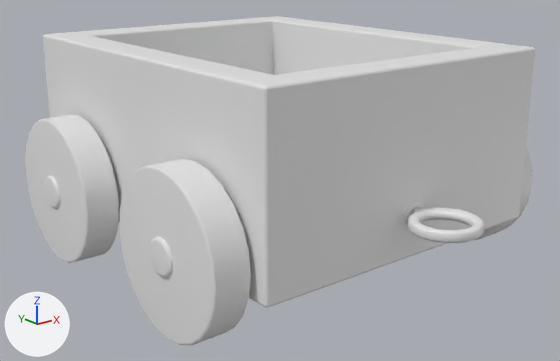
An edit to the FBX model Assets/models/train/trolley.fbx, drawn before and after from the same camera.
Both versions are drawn from a camera (50 mm lens) standing at (-0.998, -1.726, 0.647) and looking at (-0.019, -0.502, 0.158). The axes (+X, +Y, +Z) are drawn at lower left. The lights are the same throughout. Where no turn or scale is listed for an object, it has been applied to the vertices. Vertices at the same position are counted once.

The first picture shows 'TrainTrolley'.
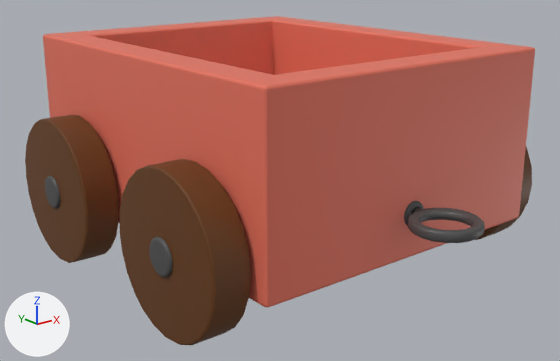
The newer file is also turned or shifted as a whole; pictures and numbers use the older file's frame.

Changed parts and their boxes [x1, y1, x2, y2] in the pictures (560 x 361 px):
```json
{"part": 1, "of": "me_wooden_train_toy_001", "change": "recoloured", "before": [45, 176, 60, 208], "after": [45, 176, 60, 208]}
{"part": 2, "of": "me_wooden_train_toy_001", "change": "recoloured", "before": [149, 201, 485, 278], "after": [149, 201, 485, 278], "on screen": "white to grey"}
{"part": 3, "of": "me_wooden_train_toy_001", "change": "recoloured", "before": [25, 115, 251, 345], "after": [25, 115, 251, 345], "on screen": "grey to brown"}
{"part": 4, "of": "me_wooden_train_toy_001", "change": "recoloured", "before": [475, 147, 532, 240], "after": [475, 147, 532, 240], "on screen": "grey to brown"}
{"part": 5, "of": "me_wooden_train_toy_001", "change": "recoloured", "before": [43, 16, 535, 307], "after": [43, 16, 535, 307], "on screen": "grey to red"}
```

Edits to the scene script, one JSON object a line:
```json
{"op": "add", "block": "mat_material_002", "code": ["mat_material_002 = principled_material('Material.002')", "mat_material_002.base_color = (0.8, 0.17, 0.111)  # red #e7735e"]}
{"op": "add", "block": "mat_material_004", "code": ["mat_material_004 = principled_material('Material.004')", "mat_material_004.base_color = (0.133, 0.0433, 0.00601)  # brown #663b12"]}
{"op": "add", "block": "mat_material_005", "code": ["mat_material_005 = principled_material('Material.005')", "mat_material_005.base_color = (0.0766, 0.0766, 0.0766)  # dark grey #4e4e4e"]}
{"block": "me_wooden_train_toy_001", "where": "me_wooden_train_toy_001.from_pydata(...)  # 1577 vertices, 1636 faces; spans x -0.416..0.413, y -0.994..0.013, z -0.006..0.446"}
{"block": "me_wooden_train_toy_001", "where": "# used by ob_traintrolley; location = (0.0, 0.0, 0.0)"}
{"block": "me_wooden_train_toy_001", "change": "me_wooden_train_toy_001 part 1: 543 of the faces centred in x -0.416..0.413, y -0.275..0.012, z 0.112..0.222 switch from no material to mat_material_005 (dark grey #4e4e4e)"}
{"block": "me_wooden_train_toy_001", "change": "me_wooden_train_toy_001 part 2: 439 of the faces centred in x -0.416..0.413, y -0.994..-0.646, z 0.112..0.203 switch from no material to mat_material_005 (dark grey #4e4e4e)"}
{"block": "me_wooden_train_toy_001", "change": "me_wooden_train_toy_001 part 3: all 240 faces centred in x -0.41..-0.337, y -0.829..-0.092, z -0.003..0.295 switch from no material to mat_material_004 (brown #663b12)"}
{"block": "me_wooden_train_toy_001", "change": "me_wooden_train_toy_001 part 4: all 240 faces centred in x 0.334..0.407, y -0.829..-0.092, z -0.003..0.295 switch from no material to mat_material_004 (brown #663b12)"}
{"block": "me_wooden_train_toy_001", "change": "me_wooden_train_toy_001 part 5: 174 of the faces centred in x -0.331..0.331, y -0.858..-0.055, z 0.094..0.446 switch from no material to mat_material_002 (red #e7735e)"}
```
